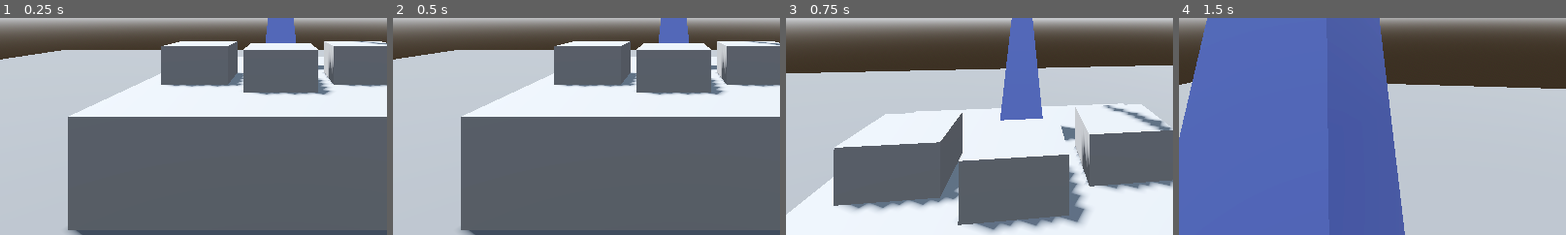
Above: before the commit, frames 1-4 (left to right).
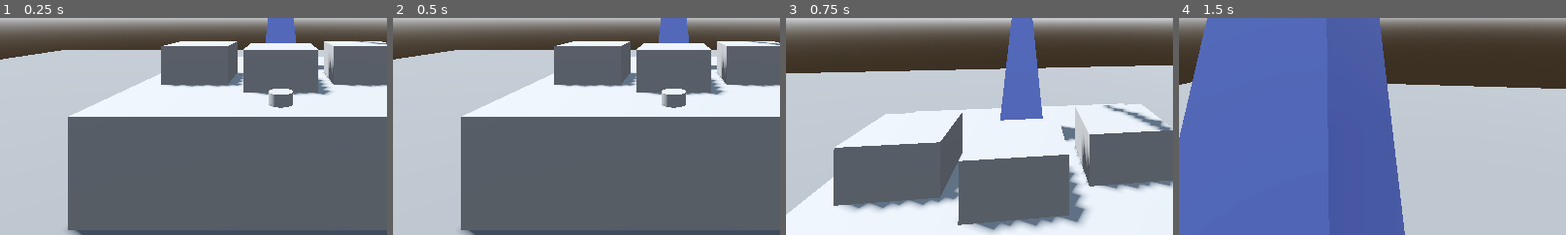
Above: after the commit, the same moments.

Repository: anniesanap/COMP-360-Group-2-Assignment-4
Game: Godot game, scene res://root.tscn
The game is run twice, just before and just after one commit, with the same random seed, the same clock (stepped at 60 frames per second) and the same inputs.
Inputs (mouse positions are % of the whole screen's width and height, from its top left):
- Up to frame 1 (0.25 s): no input
- Up to frame 2 (0.5 s): no input
- Up to frame 3 (0.75 s): move the mouse to (55, 50) at 0.52 s; hold W (move_forward) from 0.53 s (still down); tap Space (jump) at 0.6 s
- Up to frame 4 (1.5 s): keep holding W (move_forward); tap Space (jump) at 0.77, 1.07, 1.35 s; move the mouse to (45, 50) at 1.27 s
The pictures show only the part of the screen within x 14-64%, y 50-100%; the shares and areas given below are measured in that part.

The runs differ from the first frame. In frame 1, 0.5% of the frame differs, in the area x 69-76%, y 32-42%; in frame 2, 0.5%; in frame 3, less than 0.1%; in frame 4, nothing differs.

Commit message:
Add 3 buttons to choose bowl

Diff:
--- a/player.gd
+++ b/player.gd
@@ -23,7 +23,7 @@
 	# Allow mouse to leave window
 	elif event.is_action_pressed("escape"):
 		DisplayServer.mouse_set_mode(2 * 1 - (int(DisplayServer.mouse_get_mode())))
-	# Handle jump.
+	# Handle jump
 	elif Input.is_action_just_pressed("jump") and is_on_floor():
 		velocity.y = JUMP_VELOCITY
 	# Handle movement keys
--- a/root.tscn
+++ b/root.tscn
@@ -507,6 +507,15 @@
 
 [sub_resource type="CapsuleShape3D" id="CapsuleShape3D_k3m8v"]
 
+[sub_resource type="CylinderShape3D" id="CylinderShape3D_bahwf"]
+height = 0.1
+radius = 0.1
+
+[sub_resource type="CylinderMesh" id="CylinderMesh_ha72p"]
+top_radius = 0.1
+bottom_radius = 0.1
+height = 0.1
+
 [node name="root" type="Node3D"]
 
 [node name="WorldEnvironment" type="WorldEnvironment" parent="."]
@@ -636,3 +645,12 @@
 
 [node name="playerCamera" type="Camera3D" parent="player"]
 transform = Transform3D(1, 0, 0, 0, 1, 0, 0, 0, 1, 0, 0.5, 0)
+
+[node name="button1" type="StaticBody3D" parent="."]
+transform = Transform3D(1, 0, 0, 0, 1, 0, 0, 0, 1, -0.7, 0.85, 0)
+
+[node name="buttonCollision" type="CollisionShape3D" parent="button1"]
+shape = SubResource("CylinderShape3D_bahwf")
+
+[node name="MeshInstance3D" type="MeshInstance3D" parent="button1"]
+mesh = SubResource("CylinderMesh_ha72p")
Not shown: 1 places in root.tscn that only renumber resources
